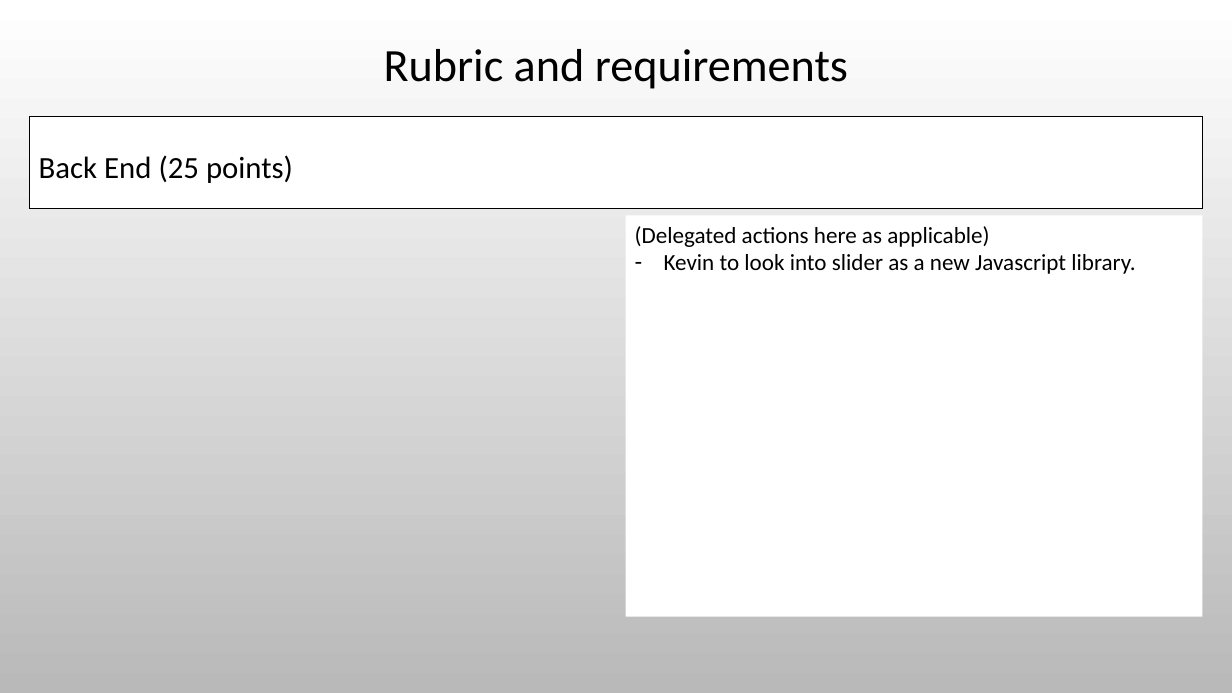
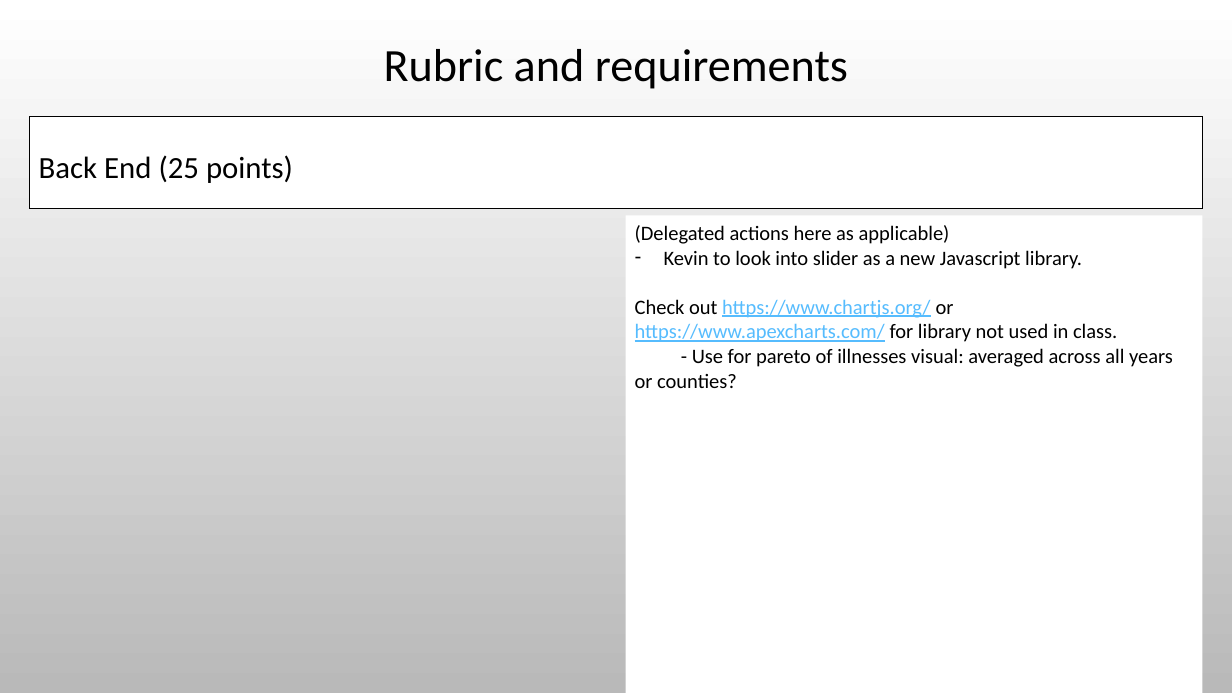
Before and after one commit to Evdawg/Project_3_Mosquito-borne_Diseases, a slide deck: slide 6 of Project_3_outline.pptx. Drawn at 1232x693 pixels with LibreOffice and Linux fonts; fonts in the diff are those of the drawing; background and template pictures are left out. Boxes give left, top, right and bottom in pixels: in the first picture for what was removed or moved away, otherwise in the second. Text is boxed around its words. In the diff, an @@ line names an element or a change of style, - is before the commit and + after.

```diff
--- a/Project_3_outline.pptx
+++ b/Project_3_outline.pptx
@@ rectangle "(Delegated actions here as applicable)" resized from (x1=626, y1=215, x2=1202, y2=616) to (x1=626, y1=215, x2=1202, y2=693) @@
@@ text in rectangle at (x1=635, y1=225, x2=1082, y2=269): size 18 to 16 pt in "(Delegated actions here as applicable)", "Kevin to look into slider as a ..." @@
@@ text in rectangle at (x1=635, y1=299, x2=1173, y2=388): paragraphs added @@
+Check out https://www.chartjs.org/ or https://www.apexcharts.com/ for library not used in class.
+- Use for pareto of illnesses visual: averaged across all years or counties?
```
Also in this commit, not shown: 2 other files.
